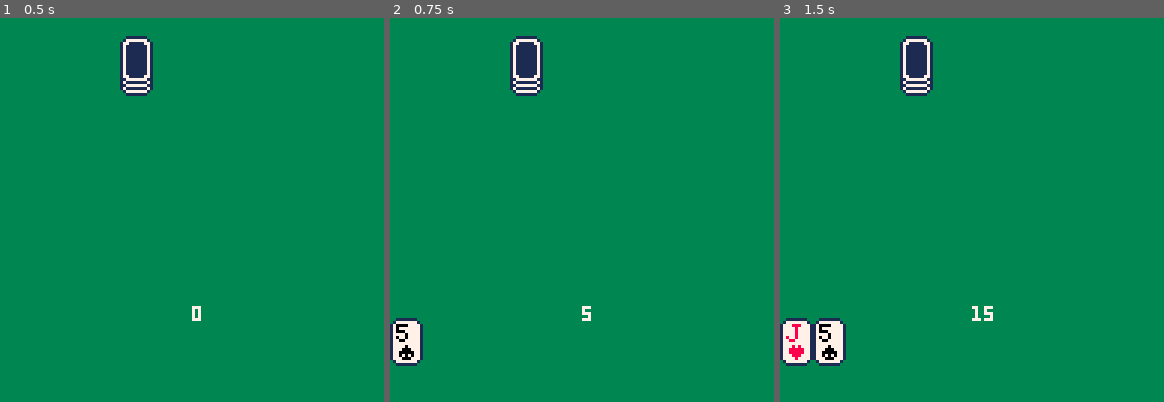
Above: before the commit, frames 1-3 (left to right).
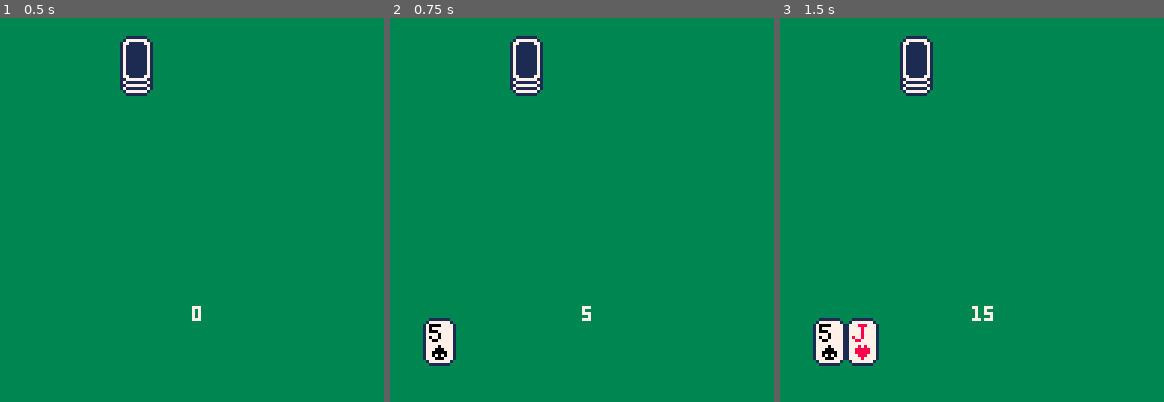
Above: after the commit, the same moments.

Repository: UA-koval/blackjack-pico-8
Game: PICO-8 cartridge blackjack.p8
Two runs of this game, one before a commit and one after it. Both use one fixed random seed, a clock stepped at 60 frames per second and the inputs below.
Inputs:
- Up to frame 1 (0.5 s): no input
- Up to frame 2 (0.75 s): no input
- Up to frame 3 (1.5 s): no input

Frame 1 is identical in both runs. In frame 2, 2.0% of the frame differs, in the area x 0-18%, y 78-91%; in frame 3, 2.0%.

Commit message:
Fixed card display issue

Diff:
--- a/blackjack.p8
+++ b/blackjack.p8
@@ -70,7 +70,11 @@
 	draw_card_back(40,10)
 	draw_card_back(40,8)
 	draw_card_back(40,6)
-	foreach(hand,draw_player_cards)
+	-- foreach(hand,draw_player_cards)
+	for k,v in pairs(hand) do
+	 draw_card(0+k*11,100,v[1],v[2])
+	end
+
 	-- player counter
 	print(count_score(hand),64,96,7)
  -- option selection window
